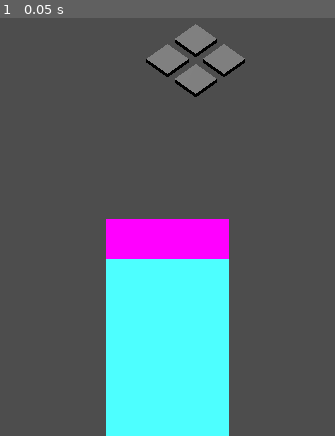
Above: before the commit, frame 1.
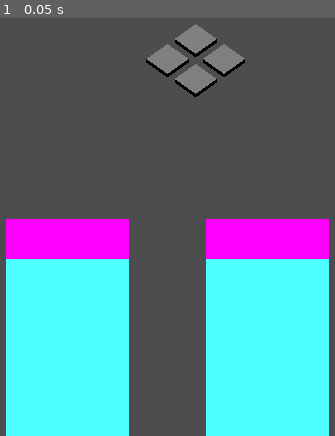
Above: after the commit, the same moment.

Repository: MannyFluss/AlienArchitect
Game: Godot game, scene res://main.tscn
Two runs of this game, one before a commit and one after it. Both use one fixed random seed, a clock stepped at 60 frames per second and the inputs below.
Inputs:
- Up to frame 1 (0.05 s): no input

The runs differ from the first frame. In frame 1, 43% of the frame differs, in the area x 1-99%, y 48-100%.

Commit message:
building construction added

Diff:
--- a/Prefabs/AbstractBuilding/AbstractBuilding.gd
+++ b/Prefabs/AbstractBuilding/AbstractBuilding.gd
@@ -5,18 +5,15 @@
 @export
 var myResource : BuildingResource
 
-@export
-var test : PackedScene
+func _ready() -> void:
+	if myResource == null:
+		push_error("error myResource is null")
 
-signal BuildingPlaced
-
-func _ready() -> void:
-	if test!= null:
-		var to_add : Node3D = test.instantiate()
+	if myResource.Model!= null:
+		var to_add : Node3D = myResource.Model.instantiate()
 		$Models.add_child(to_add)
 
 
 func placeMe(newParent:Node3D)->void:
 	position=Vector3.ZERO
-	emit_signal("BuildingPlaced")
-	reparent(newParent)
+	newParent.add_child(self)
--- a/Prefabs/AbstractBuilding/AbstractBuilding.tscn
+++ b/Prefabs/AbstractBuilding/AbstractBuilding.tscn
@@ -1,16 +1,13 @@
 [gd_scene load_steps=3 format=3 uid="uid://dyil3yiwnphow"]
 
 [ext_resource type="Script" path="res://Prefabs/AbstractBuilding/AbstractBuilding.gd" id="1_q0j8q"]
-[ext_resource type="PackedScene" uid="uid://d0ml1b3sof4po" path="res://Temp/Building.tscn" id="2_6bfov"]
+[ext_resource type="PackedScene" uid="uid://cwq8d3hh6hvoh" path="res://Misc/PlaceHolderLight.tscn" id="2_84gun"]
 
 [node name="AbstractBuilding" type="Node3D"]
 script = ExtResource("1_q0j8q")
-test = ExtResource("2_6bfov")
 
 [node name="Models" type="Node3D" parent="."]
 
-[node name="DirectionalLight3D" type="DirectionalLight3D" parent="."]
-transform = Transform3D(0.757993, 0.615873, -0.214819, -0.205027, 0.53762, 0.817881, 0.619201, -0.575904, 0.533783, 0, 0, 0)
-editor_only = true
+[node name="PlaceHolders" type="Node3D" parent="."]
 
-[node name="PlaceHolders" type="Node3D" parent="."]
+[node name="PlaceHolderLight" parent="PlaceHolders" instance=ExtResource("2_84gun")]
--- a/Prefabs/Board/Board.gd
+++ b/Prefabs/Board/Board.gd
@@ -1,10 +1,14 @@
 extends Node3D
+class_name Board
 
 var tileInstance : PackedScene = preload("res://Prefabs/Tiles/Tile.tscn")
+
+signal buildingCreated(_building : Building, _tile : Tile)
 
 @export
 var distanceBetweenTiles := 2.0
 
+#hashmap <vector2,tile>
 var myTiles : Dictionary = {}
 
 func _ready()->void:
@@ -20,16 +24,15 @@
 		printerr("warning " + str(coordinate) + " already has tile. No tile being added")
 		return
 	var newTile : Tile = tileInstance.instantiate()
-	newTile.placeTile(coordinate,distanceBetweenTiles)
+	newTile.placeTile(coordinate,distanceBetweenTiles,self)
 	add_child(newTile)
 	myTiles[coordinate] = newTile
 
 
-
-
-
-
-# Called every frame. 'delta' is the elapsed time since the previous frame.
-func _process(delta:float)->void:
-
-	pass
+func canBuildingBePlaced(coordinate : Vector2)->bool:
+	if (myTiles.has(coordinate)==false):
+		return false
+	if myTiles[coordinate].hasBuilding():
+		return false
+	else:
+		return false
--- a/Prefabs/Buildings/DefaultBuilding/DefaultBuilding.tscn
+++ b/Prefabs/Buildings/DefaultBuilding/DefaultBuilding.tscn
@@ -1,10 +1,19 @@
-[gd_scene load_steps=3 format=3 uid="uid://bn5a5cek0cgqp"]
+[gd_scene load_steps=5 format=3 uid="uid://bn5a5cek0cgqp"]
 
 [ext_resource type="PackedScene" uid="uid://dyil3yiwnphow" path="res://Prefabs/AbstractBuilding/AbstractBuilding.tscn" id="1_lmcaj"]
-[ext_resource type="PackedScene" uid="uid://cwq8d3hh6hvoh" path="res://Misc/PlaceHolderLight.tscn" id="2_b2f8m"]
+[ext_resource type="Script" path="res://Scripts/BuildingResource.gd" id="2_mb8lu"]
+[ext_resource type="PackedScene" uid="uid://d0ml1b3sof4po" path="res://Temp/Building.tscn" id="2_yc0k2"]
+
+[sub_resource type="Resource" id="Resource_2jesa"]
+script = ExtResource("2_mb8lu")
+name = "default name"
+description = "default description"
+bluePrintCost = 0
+Model = ExtResource("2_yc0k2")
 
 [node name="DefaultBuilding" instance=ExtResource("1_lmcaj")]
+myResource = SubResource("Resource_2jesa")
 
 [node name="Tile" parent="PlaceHolders" index="0" instance_placeholder="res://Prefabs/Tiles/Tile.tscn"]
 
-[node name="PlaceHolderLight" parent="PlaceHolders" index="1" instance=ExtResource("2_b2f8m")]
+[node name="SampleBuilding" parent="PlaceHolders" index="1" instance=ExtResource("2_yc0k2")]
--- a/Prefabs/Card/Card.gd
+++ b/Prefabs/Card/Card.gd
@@ -5,17 +5,38 @@
 	UNKNOWN,
 	IN_HAND,
 	CURRENTLY_SELECTED,
+	DELETING,
 }
 
-var myStatus :cardStatus = cardStatus.IN_HAND
+var myStatus : cardStatus = cardStatus.UNKNOWN
 
+#this contains all of the information we need to create this card dynamically
+@export
+var myBuildingScene : PackedScene
 
 func _ready() -> void:
-	pass
+	var myBuildingInstance : Building = myBuildingScene.instantiate() as Building
+	if myBuildingInstance is Building:
+		myBuildingInstance.queue_free()
+	else:
+		push_error("myBuildingScene is not set properly.")
 	#$CanvasLayer/CardGraphics/SubViewportContainer/SubViewport/Control/ColorRect.color = Color(randf(),randf(),randf())
 	#$CanvasLayer/CardGraphics/SubViewportContainer/SubViewport/Control/ColorRect/ColorRect.color = Color(randf(),randf(),randf())
 
-func _process(delta: float) -> void:
+#implement animation here for destruction
+func destroy()->void:
+	myStatus = cardStatus.DELETING
+	queue_free()
+
+func ableToBePlayed(_tile : Tile, _gameState : GameState)->bool:
+	if _tile.hasBuilding()==true: return false
+	#add game state stuff here, basically take away money
+	return true
+
+func playCard(_tile : Tile, _gameState : GameState)->void:
+	#place building, update game state
+	var myBuildingInstance : Building = myBuildingScene.instantiate() as Building
+	_tile.placeBuilding(myBuildingInstance)
 	pass
 
 func highlight()->void:
--- a/Prefabs/Card/Card.tscn
+++ b/Prefabs/Card/Card.tscn
@@ -1,6 +1,7 @@
-[gd_scene load_steps=4 format=3 uid="uid://b5yxhsujeibu3"]
+[gd_scene load_steps=5 format=3 uid="uid://b5yxhsujeibu3"]
 
 [ext_resource type="Script" path="res://Prefabs/Card/Card.gd" id="1_20rij"]
+[ext_resource type="PackedScene" uid="uid://bn5a5cek0cgqp" path="res://Prefabs/Buildings/DefaultBuilding/DefaultBuilding.tscn" id="2_qxxl1"]
 
 [sub_resource type="BoxShape3D" id="BoxShape3D_n37pt"]
 size = Vector3(6, 12, 1)
@@ -10,6 +11,7 @@
 
 [node name="Card" type="Area3D"]
 script = ExtResource("1_20rij")
+myBuildingScene = ExtResource("2_qxxl1")
 
 [node name="CollisionShape3D" type="CollisionShape3D" parent="."]
 shape = SubResource("BoxShape3D_n37pt")
--- /dev/null
+++ b/Prefabs/Deck/Deck.gd
@@ -0,0 +1,39 @@
+extends Node
+
+#gotta rethink this too tired atm
+var baseCard : PackedScene= preload("res://Prefabs/Card/Card.tscn")
+@export
+var myCards : Array[BuildingResource]
+
+#this might need to be reworked later?
+@export
+var myHand : PlayerHand
+#make a resource/json for large amounts of cards to save
+
+func drawRandomCardToHand()->void:
+	if emptyDeck(): return
+	if myHand == null:
+		push_warning("no myHand aborting")
+		return
+
+	var cardToDraw : Card = drawCard()
+
+	myHand.addCardToHand(cardToDraw)
+
+
+func drawCard()->Card:
+	assert(not emptyDeck(),"deck is empty cannot draw card")
+	var toReturn : BuildingResource = myCards.pick_random()
+	myCards.erase(toReturn)
+	return null
+
+
+
+
+
+
+
+
+
+func emptyDeck()->bool:
+	return myCards.size()==0
--- /dev/null
+++ b/Prefabs/Deck/Deck.tscn
@@ -0,0 +1,6 @@
+[gd_scene load_steps=2 format=3 uid="uid://n8elk0lcudtf"]
+
+[ext_resource type="Script" path="res://Prefabs/Deck/Deck.gd" id="1_56lyh"]
+
+[node name="Deck" type="Node"]
+script = ExtResource("1_56lyh")
--- a/Prefabs/PlayerController/PlayerController.gd
+++ b/Prefabs/PlayerController/PlayerController.gd
@@ -10,9 +10,14 @@
 
 var myState : InteractionState = InteractionState.NONE
 
+@export
+var gameState : GameState
 
 @onready
 var myHand : PlayerHand = $PlayerHand as PlayerHand
+
+func _ready() -> void:
+	if gameState==null:push_error("gameState not configured. Will cause issues.")
 #shoots ray from camera to select first thing, basically mouse pick.
 
 func getSelectorCastFromScreen(location : Vector2,ignoreList:Array[RID]=[])->Dictionary:
@@ -28,14 +33,19 @@
 
 func attemptToPlaceCard(mouseLocation: Vector2)->void:
 	if cardSelected():
-		var intersects :Dictionary = getSelectorCastFromScreen(mouseLocation,[getSelectedCard()])
-		if intersects:
-			#place that shit
-			print("implement placement here")
+		##force intersection to only check for type tile
+		var intersects : Dictionary = getSelectorCastFromScreen(mouseLocation,[getSelectedCard()])
+
+		var targetTile : Tile
+		if intersects.has("collider"): targetTile=intersects["collider"] as Tile
+
+		if targetTile and getSelectedCard().ableToBePlayed(targetTile,gameState):
+
+			getSelectedCard().playCard(targetTile,gameState)
+			cardPlayed()
 			pass
 		else:
-			myHand.addCardToHand(getSelectedCard())
-	pass
+			deselectCard()
 
 
 
@@ -45,30 +55,29 @@
 	if myState == InteractionState.NONE and intersection:
 		var pickedCard : Card = intersection["collider"]  as Card
 		if pickedCard is Card:
-			pickUpCard(pickedCard)
-
-
-
+			selectCard(pickedCard)
 
 func _on_input_component_input_released(location: Vector2, timeHeld: float) -> void:
 	attemptToPlaceCard(location)
 
-	pass # Replace with function body.
+func selectCard(card : Card)->void:
+	if not cardSelected():card.SelectCard(%SelectedCard)
 
-
-func pickUpCard(card : Card)->void:
-	if not cardSelected():
-		card.SelectCard(%SelectedCard)
-
-
-
+func deselectCard()->void:
+	if cardSelected():myHand.addCardToHand(getSelectedCard())
 
 func cardSelected()->bool:
 	return not %SelectedCard.get_child_count()==0
 
+func cardPlayed()->void:
+	var toDiscard:Card = getSelectedCard()
+	gameState.emit_signal("cardPlayed",toDiscard)
+	toDiscard.destroy()
+
+
+
 func getSelectedCard()->Card:
 	return %SelectedCard.get_child(0)
-
 
 func _on_input_component_input_held(location: Vector2, delta: float) -> void:
 	var rayOrigin : Vector3 = $IsometricCamera.project_ray_origin(location)
--- a/Prefabs/PlayerHand/PlayerHand.tscn
+++ b/Prefabs/PlayerHand/PlayerHand.tscn
@@ -1,8 +1,7 @@
-[gd_scene load_steps=4 format=3 uid="uid://brs5wo4pjx4ae"]
+[gd_scene load_steps=3 format=3 uid="uid://brs5wo4pjx4ae"]
 
 [ext_resource type="Script" path="res://Prefabs/PlayerHand/PlayerHand.gd" id="1_a37x2"]
 [ext_resource type="Script" path="res://components/3DHbox/3DHbox.gd" id="1_e2gib"]
-[ext_resource type="PackedScene" uid="uid://b5yxhsujeibu3" path="res://Prefabs/Card/Card.tscn" id="1_yllqw"]
 
 [node name="PlayerHand" type="Node3D"]
 script = ExtResource("1_a37x2")
@@ -11,6 +10,3 @@
 script = ExtResource("1_e2gib")
 spacing = Vector3(10, 0, 0)
 center_align = true
-
-[node name="Card" parent="Spacer" instance=ExtResource("1_yllqw")]
-transform = Transform3D(1, 0, 0, 0, 1, 0, 0, 0, 1, -1.4013e-45, 0, 0)
--- a/Prefabs/Tiles/Tile.gd
+++ b/Prefabs/Tiles/Tile.gd
@@ -1,12 +1,10 @@
 extends Node3D
 class_name Tile
 
+#assume that a board has always created a tile
+var myParentBoard : Board
 
 var myCoordinates : Vector2
-
-signal buildingPlaced(_building : Building)
-
-signal buildingPlacedFail(_building : Building)
 
 
 func _ready() -> void:
@@ -17,17 +15,30 @@
 func _process(delta: float) -> void:
 	pass
 
-func placeTile(location : Vector2, offset := 2.0)->void:
+func placeTile(location : Vector2, offset := 2.0, _board : Board=null)->void:
+
 	position.x = location.x * offset
 	position.z = location.y * offset
 	myCoordinates = location
+	myParentBoard = _board
 
 
-func AttemptToPlaceBuilding(toPlace : Building)->void:
-	if $MyBuilding.get_child_count()==0:
+func placeBuilding(toPlace : Building)->void:
+	if hasBuilding()==false:
 		toPlace.placeMe($MyBuilding)
-		emit_signal("buildingPlaced")
+		if checkSignalSafety("buildingCreated"): myParentBoard.emit_signal("buildingCreated",toPlace,self)
 	else:
-		emit_signal("buildingPlacedFail")
+		printerr("building failed to place, something likely went very wrong")
+		pass
 
-	pass
+
+func hasBuilding()->bool:
+	return not $MyBuilding.get_child_count()==0
+
+func checkSignalSafety(signalName : StringName)->bool:
+	if myParentBoard==null:
+		return false
+	if myParentBoard.has_signal(signalName)==false:
+		push_warning("board does not have " +signalName+" as a signal... aborting")
+		return false
+	return true
--- /dev/null
+++ b/Scripts/GameState.gd
@@ -0,0 +1,7 @@
+extends Node
+class_name GameState
+
+signal cardPlayed(_card:Card)
+
+@export
+var bluePrintCount:int = 10
--- a/main.tscn
+++ b/main.tscn
@@ -1,19 +1,34 @@
-[gd_scene load_steps=3 format=3 uid="uid://dxhmnt6o3jvqy"]
+[gd_scene load_steps=6 format=3 uid="uid://dxhmnt6o3jvqy"]
 
 [ext_resource type="PackedScene" uid="uid://bqmmvuexkrbkr" path="res://Prefabs/Board/Board.tscn" id="1_nqvc6"]
 [ext_resource type="PackedScene" uid="uid://dmi76x3hc2fqj" path="res://Prefabs/PlayerController/PlayerController.tscn" id="2_5tk2g"]
+[ext_resource type="PackedScene" uid="uid://b5yxhsujeibu3" path="res://Prefabs/Card/Card.tscn" id="3_grpf4"]
+[ext_resource type="Script" path="res://Scripts/GameState.gd" id="4_pnmwi"]
+[ext_resource type="PackedScene" uid="uid://n8elk0lcudtf" path="res://Prefabs/Deck/Deck.tscn" id="5_ajpj8"]
 
-[node name="Node3D" type="Node3D"]
+[node name="Main" type="Node3D"]
 
 [node name="DirectionalLight3D" type="DirectionalLight3D" parent="."]
 transform = Transform3D(-0.962574, -0.237017, 0.131433, -0.0960498, 0.751817, 0.652339, -0.253429, 0.6153, -0.746445, 9.5351, 3.38961, 0)
 
 [node name="Board" parent="." instance=ExtResource("1_nqvc6")]
 
-[node name="PlayerController" parent="." instance=ExtResource("2_5tk2g")]
+[node name="PlayerController" parent="." node_paths=PackedStringArray("gameState") instance=ExtResource("2_5tk2g")]
+gameState = NodePath("../GameState")
 
 [node name="IsometricCamera" parent="PlayerController" index="0"]
 current = true
+
+[node name="Card" parent="PlayerController/PlayerHand/Spacer" index="0" instance=ExtResource("3_grpf4")]
+transform = Transform3D(1, 0, 0, 0, 1, 0, 0, 0, 1, -5, 0, 0)
+
+[node name="Card2" parent="PlayerController/PlayerHand/Spacer" index="1" instance=ExtResource("3_grpf4")]
+transform = Transform3D(1, 0, 0, 0, 1, 0, 0, 0, 1, 5, 0, 0)
+
+[node name="GameState" type="Node" parent="."]
+script = ExtResource("4_pnmwi")
+
+[node name="Deck" parent="." instance=ExtResource("5_ajpj8")]
 
 [node name="LevelUI" type="CanvasLayer" parent="."]
 layer = -1
